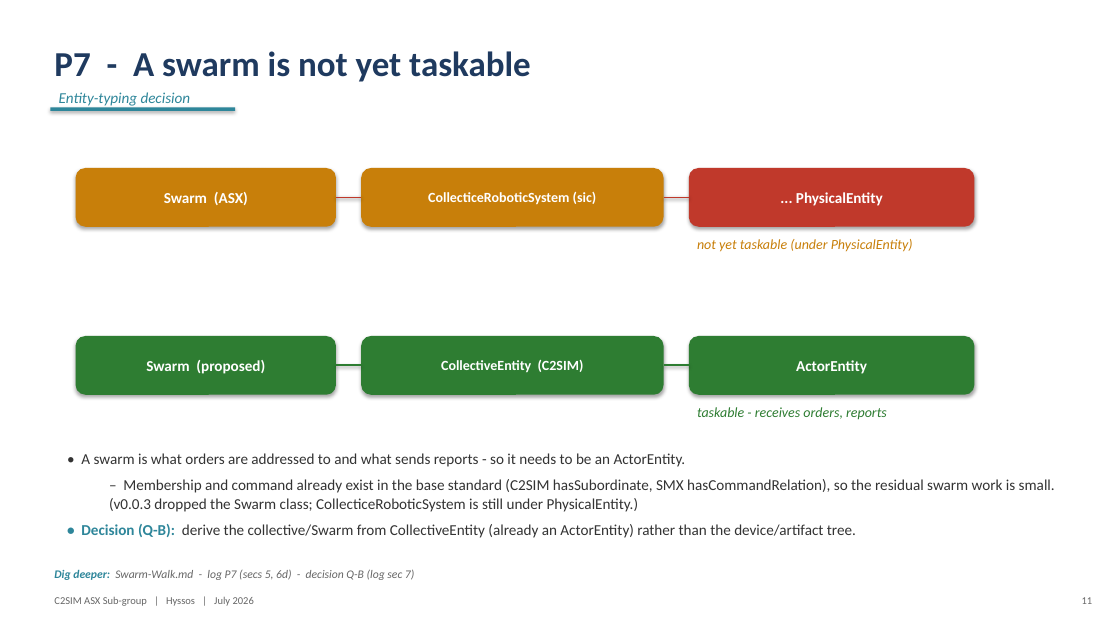
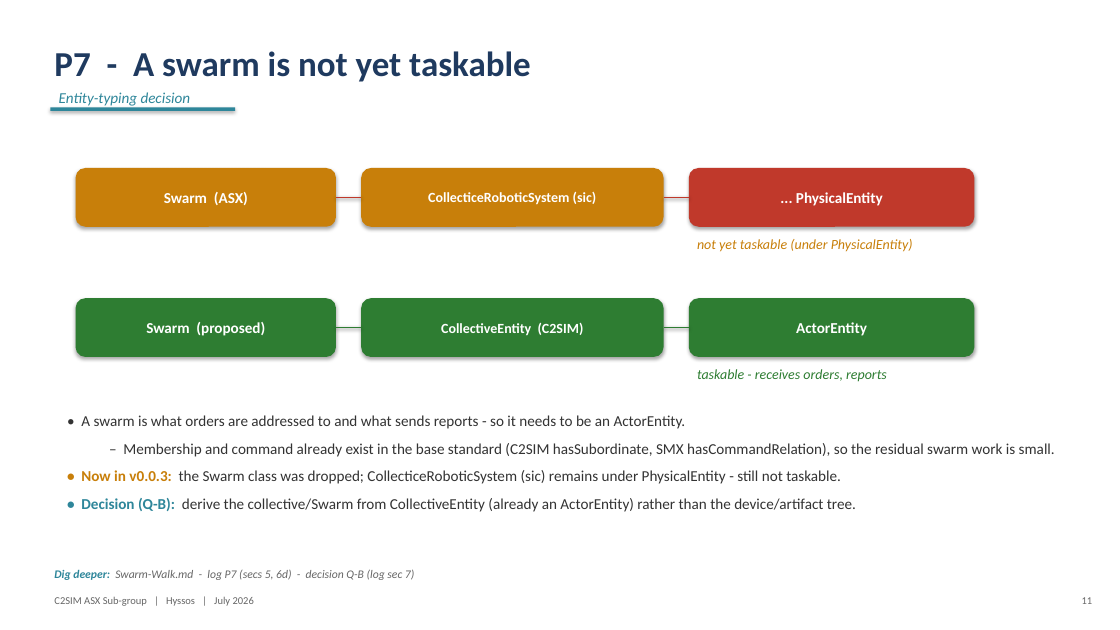
Before and after one commit to hyssostech/C2SIMArtifacts, a slide deck: slide 11 of Subgroups/ASX/InstantiationReview/ASX-Instantiation-Findings.pptx. Drawn at 1120x630 pixels with LibreOffice and Linux fonts; fonts in the diff are those of the drawing. Boxes give left, top, right and bottom in pixels: in the first picture for what was removed or moved away, otherwise in the second. Text is boxed around its words. In the diff, an @@ line names an element or a change of style, - is before the commit and + after.

```diff
--- a/Subgroups/ASX/InstantiationReview/ASX-Instantiation-Findings.pptx
+++ b/Subgroups/ASX/InstantiationReview/ASX-Instantiation-Findings.pptx
@@ line moved from (336, 365) - (361, 365) to (336, 328) - (361, 328) @@
@@ line moved from (664, 365) - (689, 365) to (664, 328) - (689, 328) @@
@@ 3 rounded rectangles, 1 text: place and size @@
-3 rounded rectangles, 1 text at bbox=[76, 336, 975, 420]
+3 rounded rectangles, 1 text at bbox=[76, 298, 975, 382]
@@ text "• A swarm is what ...": place and size @@
-text "• A swarm is what ..." at bbox=[81, 453, 1055, 538]
+text "• A swarm is what ..." at bbox=[81, 415, 1055, 512]
@@ text at bbox=[81, 415, 856, 512]: more space between paragraphs @@
@@ text at bbox=[81, 443, 1055, 484]: text changed @@
-  – Membership and command already exist in the base standard (C2SIM hasSubordinate, SMX hasCommandRelation), so the residual swarm work is small. (v0.0.3 dropped the Swarm class; CollecticeRoboticSystem is still under PhysicalEntity.)
+  – Membership and command already exist in the base standard (C2SIM hasSubordinate, SMX hasCommandRelation), so the residual swarm work is small.
+• Now in v0.0.3: the Swarm class was dropped; CollecticeRoboticSystem (sic) remains under PhysicalEntity - still not taskable.
```
Also in this commit, not shown: 17 other slides changed, 3 slides added, 8 slides removed, 2 other files.
